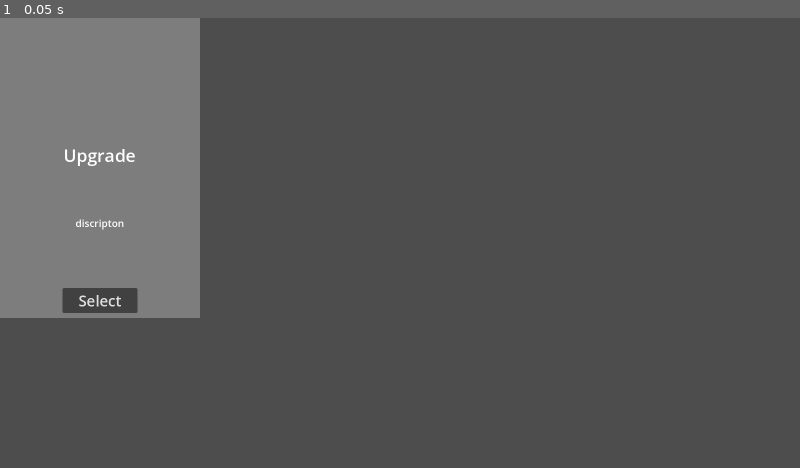
Above: before the commit, frame 1.
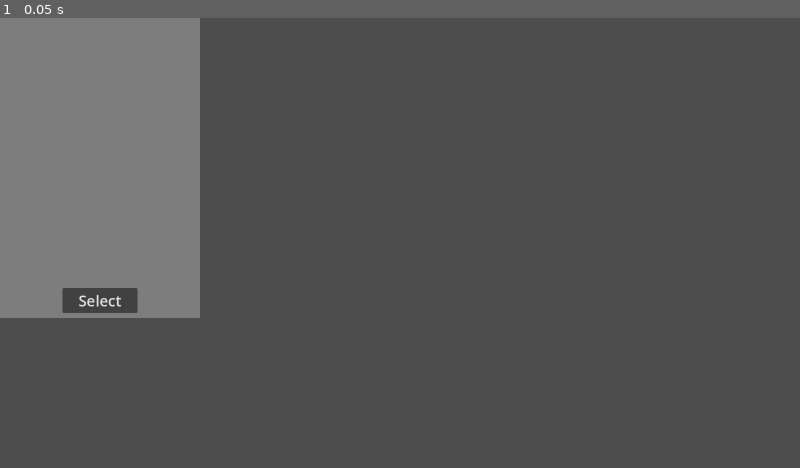
Above: after the commit, the same moment.

Repository: runeteamop/Teamop-Godot-Game
Game: Godot game, scene res://bin/ui/upgrade_ui.tscn
Two runs of this game, one before a commit and one after it. Both use one fixed random seed, a clock stepped at 60 frames per second and the inputs below. This scene is started directly instead of the project's main scene.
Inputs:
- Up to frame 1 (0.05 s): no input

The runs differ from the first frame. In frame 1, 0.2% of the frame differs, in the area x 8-17%, y 29-48%.

Commit message:
small fixed

Diff:
--- a/bin/autoload/player_values.gd
+++ b/bin/autoload/player_values.gd
@@ -3,6 +3,13 @@
 signal upgrade_pause
 signal xp_changed
 signal dash_cooldown_changed
+
+var upgrades: Dictionary ={
+	"fire ball": "gives fire dmg over time",
+	"machine gun": "makes you fire faster"
+}
+
+var amount_of_upgrades: int
 
 var all_upgrade_uis: Array
 
@@ -20,13 +27,25 @@
 			dash_cooldown = value
 			dash_cooldown_changed.emit(value)
 
+func _ready() -> void:
+	amount_of_upgrades = upgrades.size()
+
 func _level_up() -> void:
 	var x_pos = Vector2(-500, 0)
 	var spawn = get_viewport().get_visible_rect().size/2
 	for i in 3:
+		var random_key = upgrades.keys()[randi() % amount_of_upgrades]
+		print(random_key)
+
+		print(random_key[0])
+
 		var upgrade_option: Upgrade_UI = preload(LOAD_SCENE.upgrade_option).instantiate()
 		upgrade_option.position = spawn - upgrade_option.size/2 + x_pos
+		upgrade_option.upgrade_name = random_key
+		upgrade_option.discription_text = random_key[0]
+
 		all_upgrade_uis.append(upgrade_option)
+
 		add_child(upgrade_option)
 		x_pos += Vector2(500, 0)
 	upgrade_pause.emit()
--- a/bin/ui/upgrade_ui.gd
+++ b/bin/ui/upgrade_ui.gd
@@ -9,9 +9,9 @@
 
 # Called when the node enters the scene tree for the first time.
 func _ready() -> void:
-	#upgrade.text = upgrade_name
-	#discription.text = discription_text
-	pass
+	upgrade.text = upgrade_name
+	discription.text = discription_text
+	print(discription_text)
 
 func _on_button_button_up() -> void:
 	if select_button.is_hovered():
